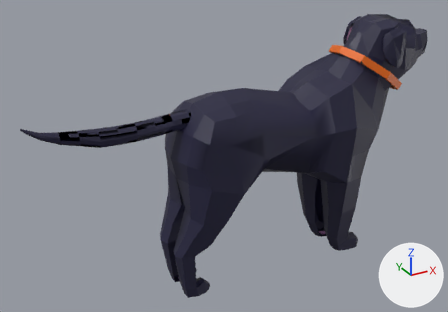
One commit to the FBX model Assets/Art/Models/Characters_new/Critter_dog_animated.fbx: the scene before it, then after it.
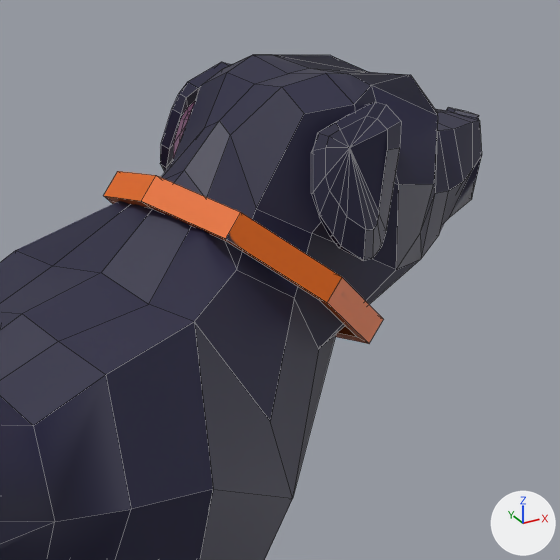
The first picture shows the older version from a 50 mm lens placed at (-6.43, -9.18, 7.29), pointed at (-1.23, 0.26, 2.57). The close-ups show the older and then the newer version on the part from 67% to 100% of the width and 0% to 47% of the height of that picture. Only the edits that show in the close-ups are written down. Arrows for +X, +Y and +Z are at lower right; the lights stay in place. The close-ups show mesh edges as thin lines.

The first close-up shows 'Body', 'Ears'.
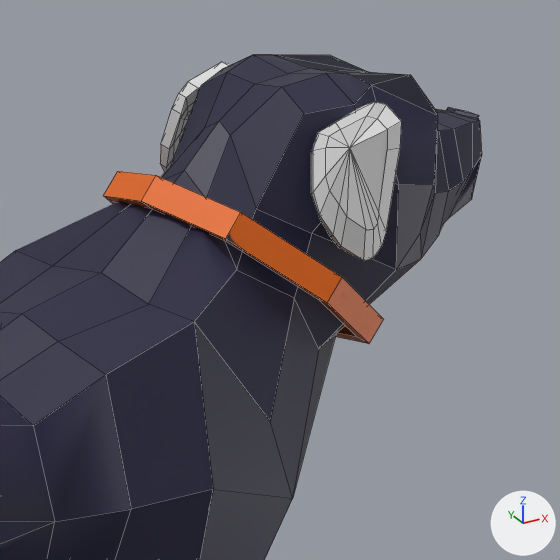
Location of each change, [x1, y1, x2, y2] in pixels of the close-ups (560 x 560 px):
'Ears', recoloured (lighter): [160, 62, 401, 261] in both

The edits, one by one:
me_cube_001 has 156 vertices, 172 faces and spans x 1.699..2.204, y -0.685..0.685, z 4.057..4.839.
me_cube_001 no longer uses material mat_material_001 (picture img_dog_ears_texture_png).
